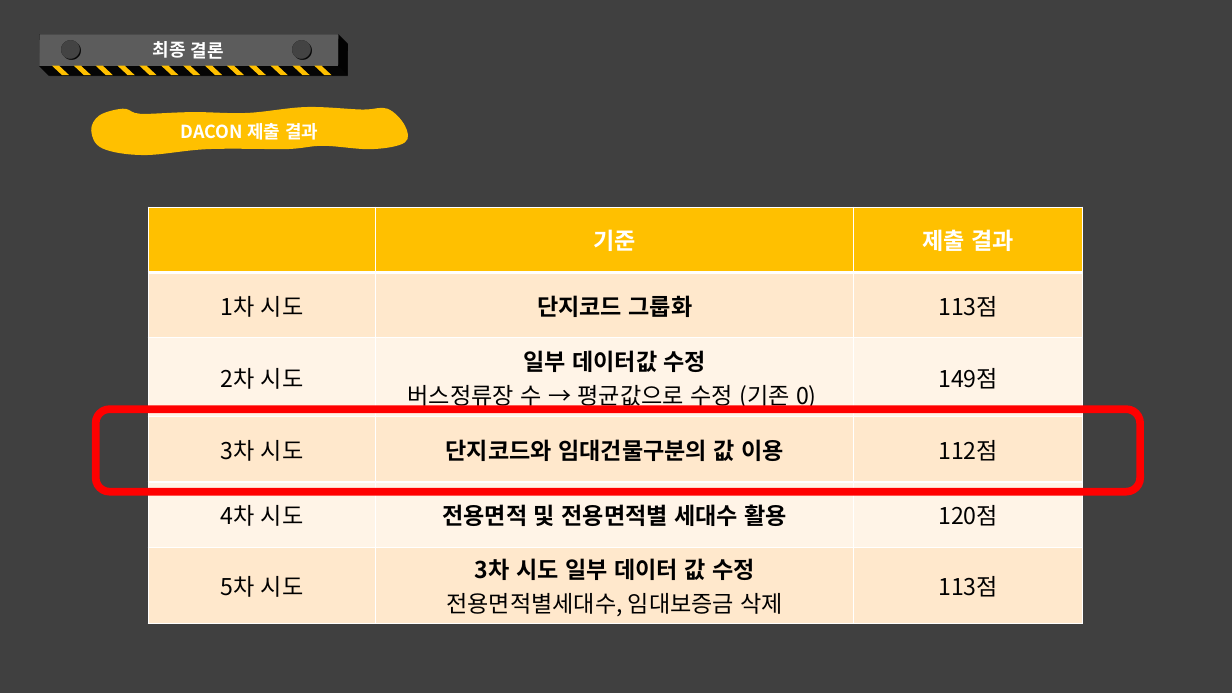
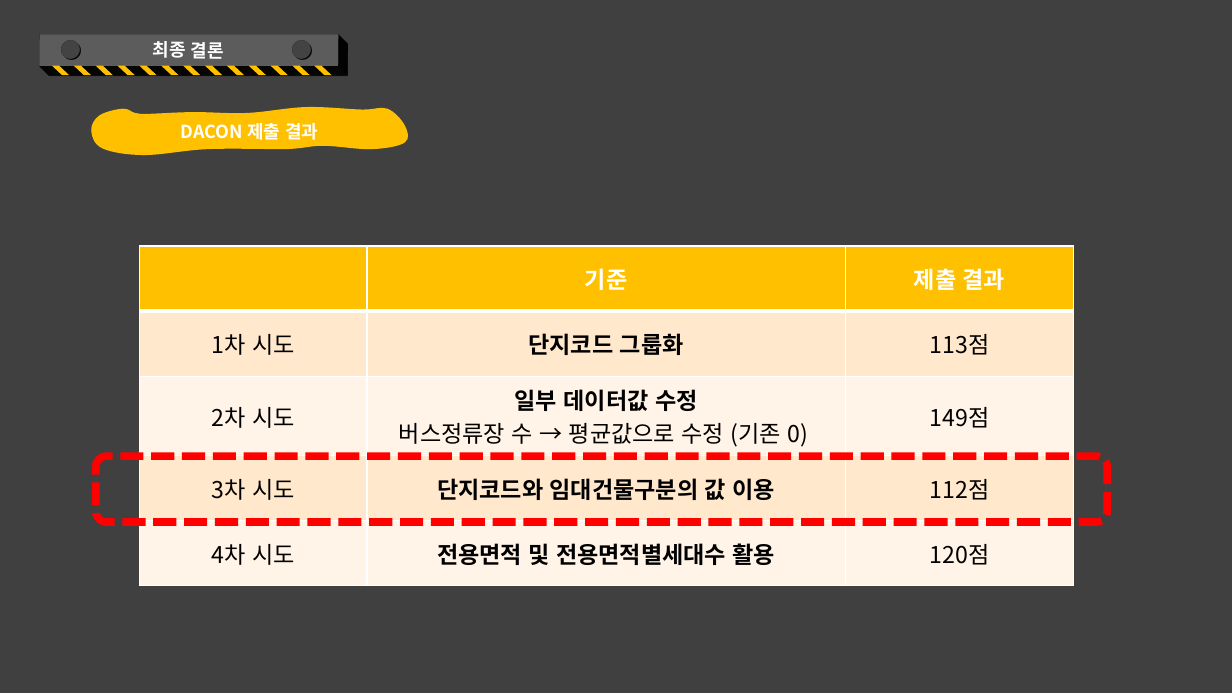
Before and after one commit to kkkkyoung/parking_project, a slide deck: slide 57 of PlayDate_2nd_project.pptx (slide 54 before the commit). Drawn at 1232x693 pixels with LibreOffice and Linux fonts; fonts in the diff are those of the drawing. Boxes give left, top, right and bottom in pixels: in the first picture for what was removed or moved away, otherwise in the second. Text is boxed around its words. In the diff, an @@ line names an element or a change of style, - is before the commit and + after.

Commit message:
수정 220919

```diff
--- a/PlayDate_2nd_project.pptx
+++ b/PlayDate_2nd_project.pptx
@@ table at (x1=140, y1=246, x2=1074, y2=586) @@
-row 5: 4차 시도 | 전용면적 및 전용면적별 세대수 활용 | 120점
-row 6: 5차 시도 | 3차 시도 일부 데이터 값 수정 / 전용면적별세대수, 임대보증금 삭제 | 113점
+row 5: 4차 시도 | 전용면적 및 전용면적별세대수 활용 | 120점
@@ table resized from (x1=148, y1=207, x2=1082, y2=620) to (x1=140, y1=246, x2=1074, y2=586) @@
@@ rounded rectangle resized from (x1=96, y1=409, x2=1141, y2=492) to (x1=96, y1=457, x2=1108, y2=522) @@
@@ rounded rectangle at (x1=96, y1=457, x2=1108, y2=522): outline #FF0000 6 pt to #FF0000 6 pt dashed @@
```
Also in this commit, not shown: 6 other slides changed, 3 slides added, 1 slide removed.
